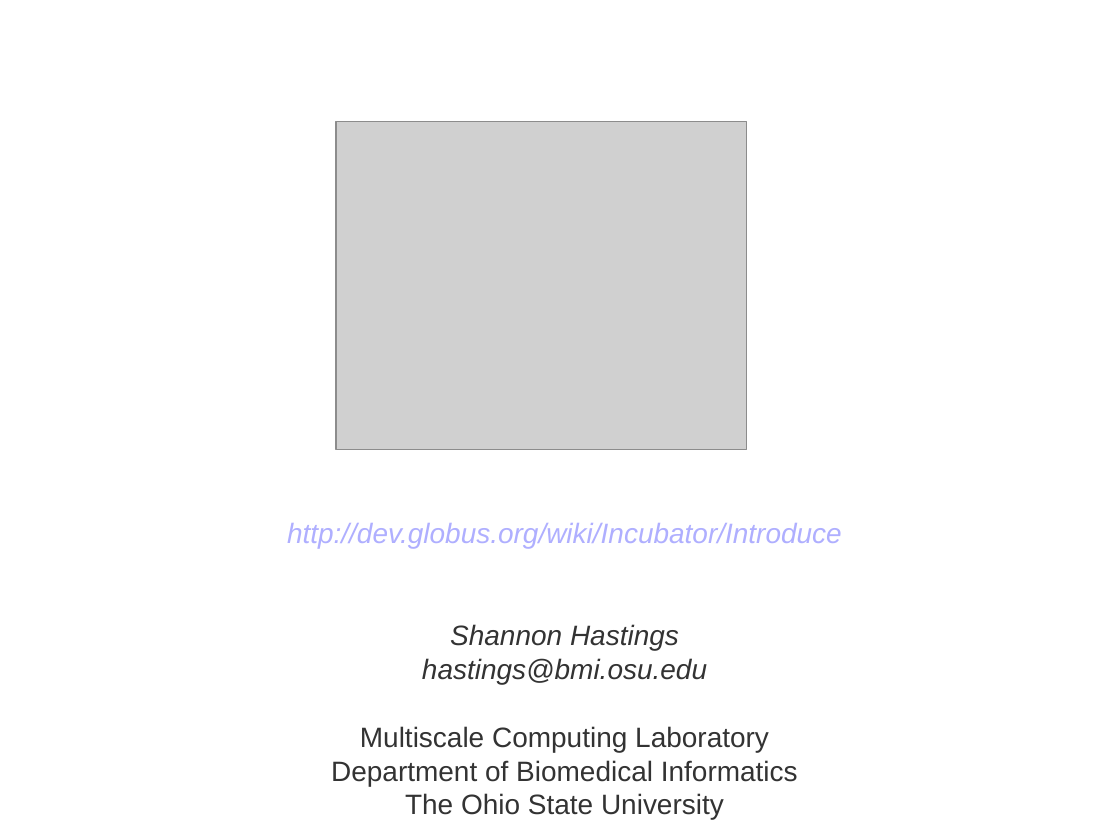
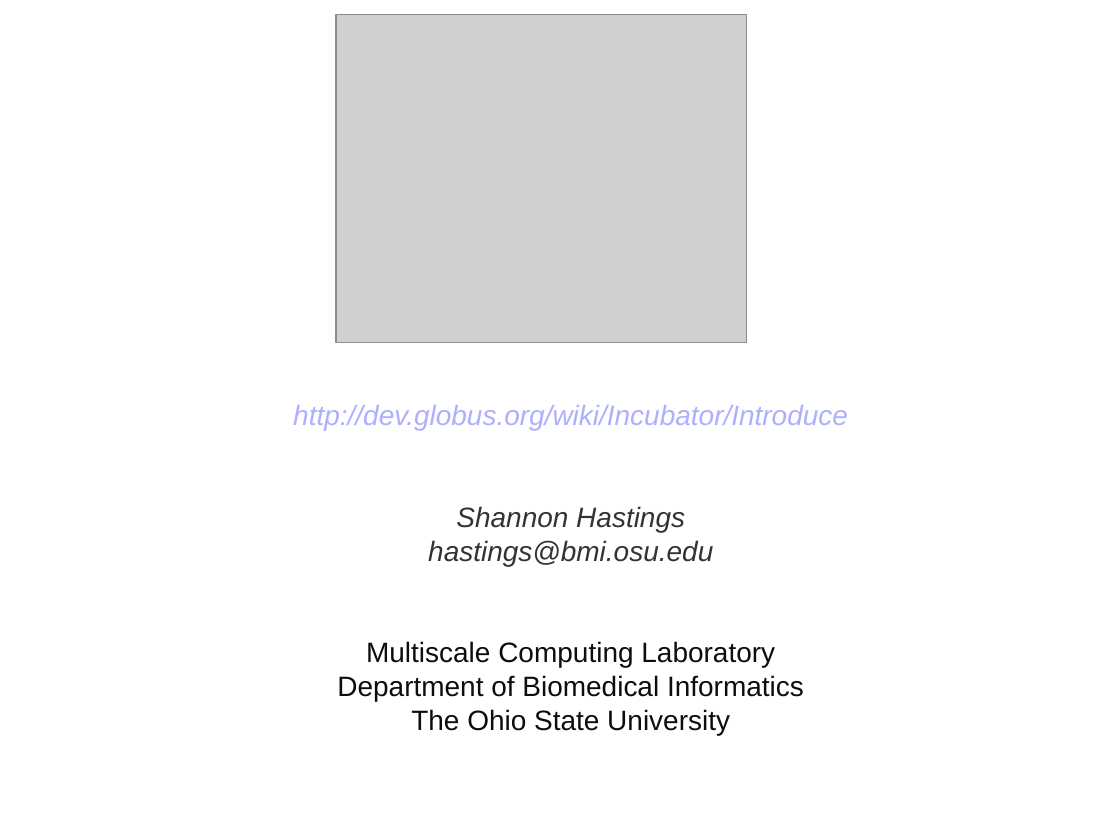
Before and after one commit to NCIP/cagrid-portal, a slide deck: slide 1 of cagrid-1-0/Documentation/presentations/introduce/Introduce-OGF19.ppt. Drawn at 1120x840 pixels with LibreOffice and Linux fonts; fonts in the diff are those of the drawing; grey boxes stand for pictures; background and template pictures are left out. Boxes give left, top, right and bottom in pixels: in the first picture for what was removed or moved away, otherwise in the second. Text is boxed around its words. In the diff, an @@ line names an element or a change of style, - is before the commit and + after.

```diff
--- a/cagrid-1-0/Documentation/presentations/introduce/Introduce-OGF19.ppt
+++ b/cagrid-1-0/Documentation/presentations/introduce/Introduce-OGF19.ppt
@@ picture: place and size @@
-picture at <box>336,121,747,449</box>
+picture at <box>336,15,747,343</box>
@@ subtitle "http://dev.globus.org/wiki/Incubator/Introduce": place and size @@
-subtitle "http://dev.globus.org/wiki/Incubator/Introduce" at <box>287,523,842,820</box>
+subtitle "http://dev.globus.org/wiki/Incubator/Introduce" at <box>293,405,848,735</box>
@@ subtitle at <box>337,641,804,735</box>: text colour #333333 to #0D0D0D in "Multiscale Computing Laboratory", "Department of Biomedical Informatics", "The Ohio State University" @@
```
Also in this commit, not shown: 20 other slides changed.
